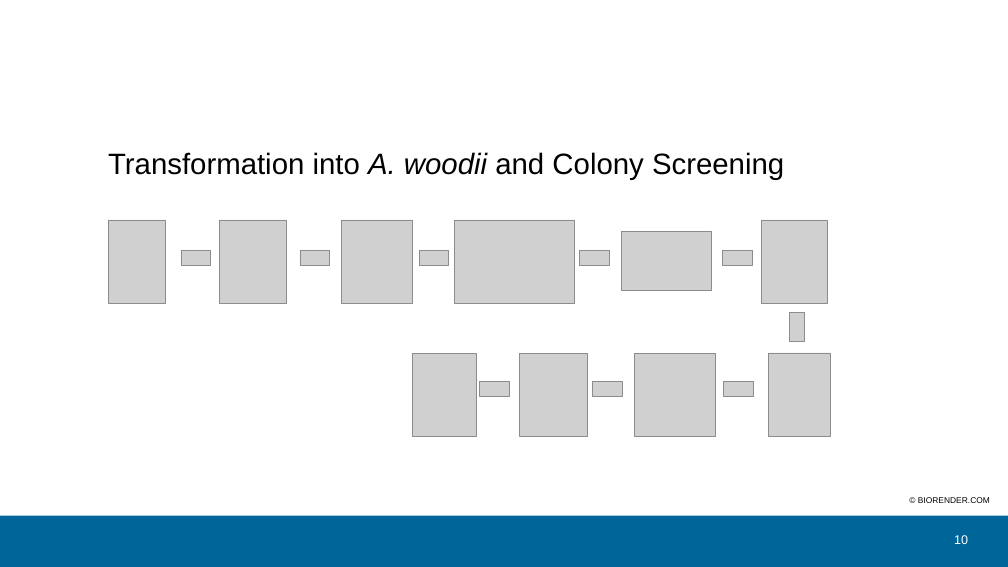
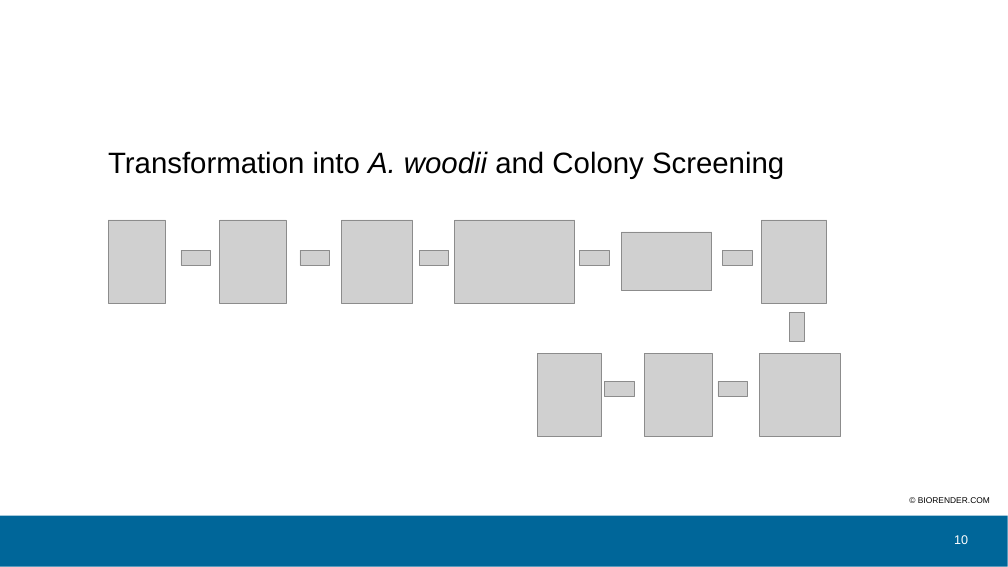
Before and after one commit to sheepfreak221/BSc-Arbeit, a slide deck: slide 10 of präsentation/bsc_version_07_06..pptx. Drawn at 1008x567 pixels with LibreOffice and Linux fonts; fonts in the diff are those of the drawing; grey boxes stand for pictures; background and template pictures are left out. Boxes give left, top, right and bottom in pixels: in the first picture for what was removed or moved away, otherwise in the second. Text is boxed around its words. In the diff, an @@ line names an element or a change of style, - is before the commit and + after.

```diff
--- a/präsentation/bsc_version_07_06..pptx
+++ b/präsentation/bsc_version_07_06..pptx
@@ 3 pictures moved together from (x1=413, y1=353, x2=715, y2=436) to (x1=538, y1=353, x2=840, y2=436) @@
@@ picture removed at (x1=769, y1=353, x2=831, y2=436) @@
@@ picture removed at (x1=480, y1=382, x2=510, y2=397) @@
@@ picture moved from (x1=593, y1=382, x2=622, y2=397) to (x1=605, y1=382, x2=634, y2=397) @@
@@ picture moved from (x1=724, y1=382, x2=753, y2=397) to (x1=718, y1=382, x2=748, y2=397) @@
```
Also in this commit, not shown: 3 other slides changed, 4 other files.
